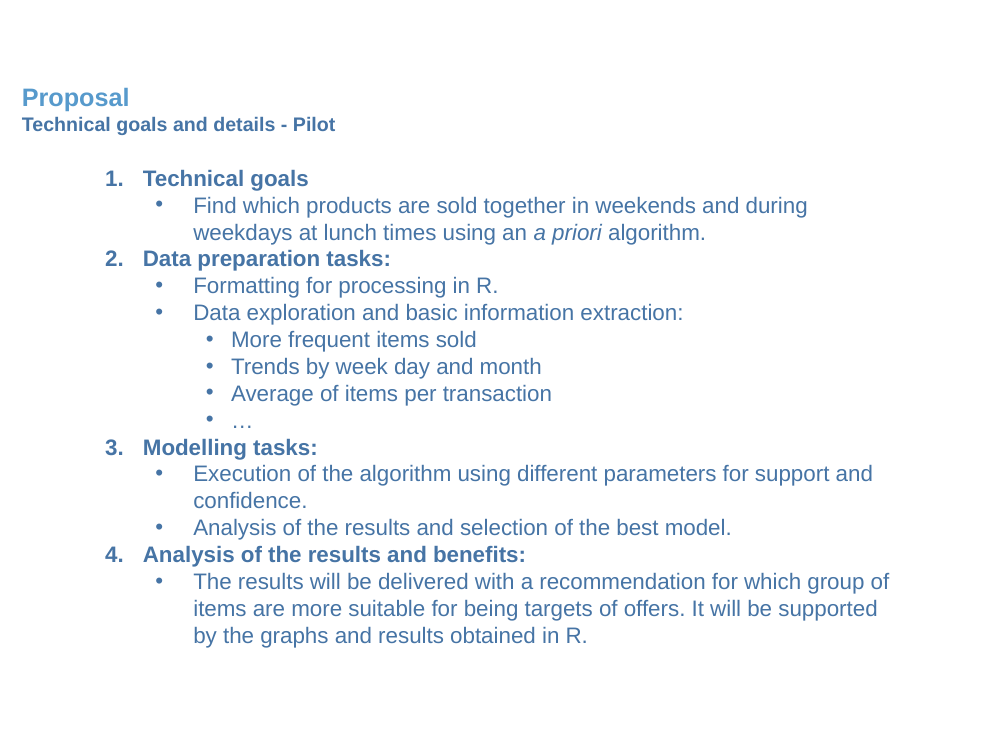
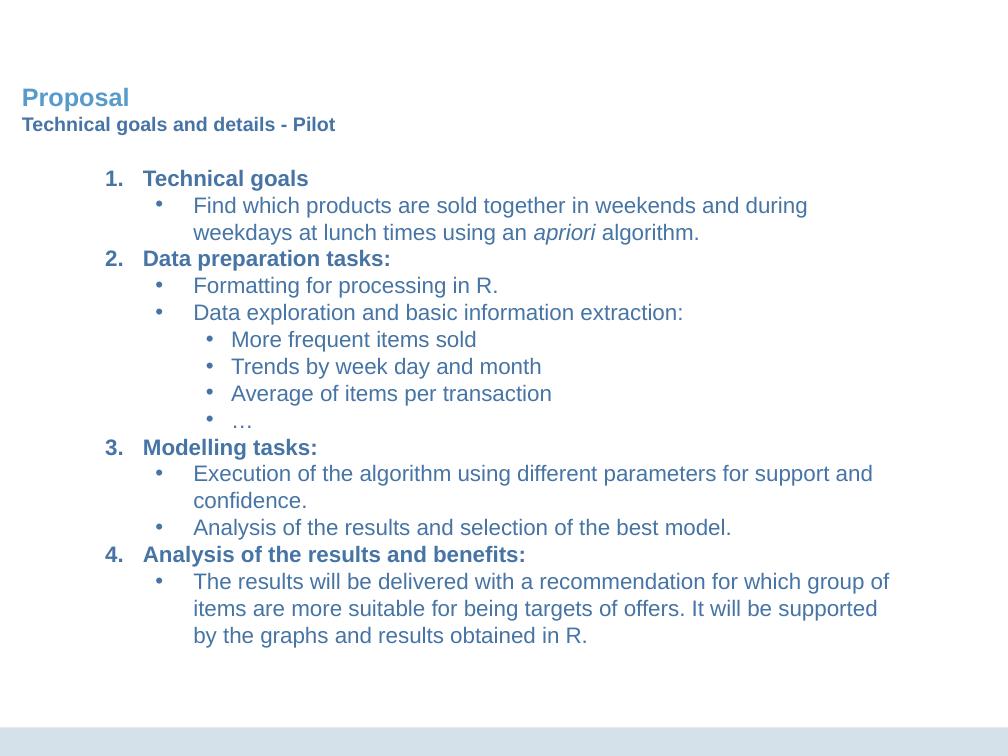
Before and after one commit to DanielMCM/Bakery-Co, a slide deck: slide 14 of 00 Deliverables/Proposal_v2.ppt. Drawn at 1008x756 pixels with LibreOffice and Linux fonts; fonts in the diff are those of the drawing; background and template pictures are left out. Boxes give left, top, right and bottom in pixels: in the first picture for what was removed or moved away, otherwise in the second. Text is boxed around its words. In the diff, an @@ line names an element or a change of style, - is before the commit and + after.

```diff
--- a/00 Deliverables/Proposal_v2.ppt
+++ b/00 Deliverables/Proposal_v2.ppt
@@ text at box(193, 196, 808, 245): spaces changed @@
-  • Find which products are sold together in weekends and during weekdays at lunch times using an a priori algorithm.
+  • Find which products are sold together in weekends and during weekdays at lunch times using an apriori algorithm.
@@ rectangle added at box(0, 728, 1008, 756), fill #D5E1EA @@
```
Also in this commit, not shown: 14 other slides changed, 2 other files.
